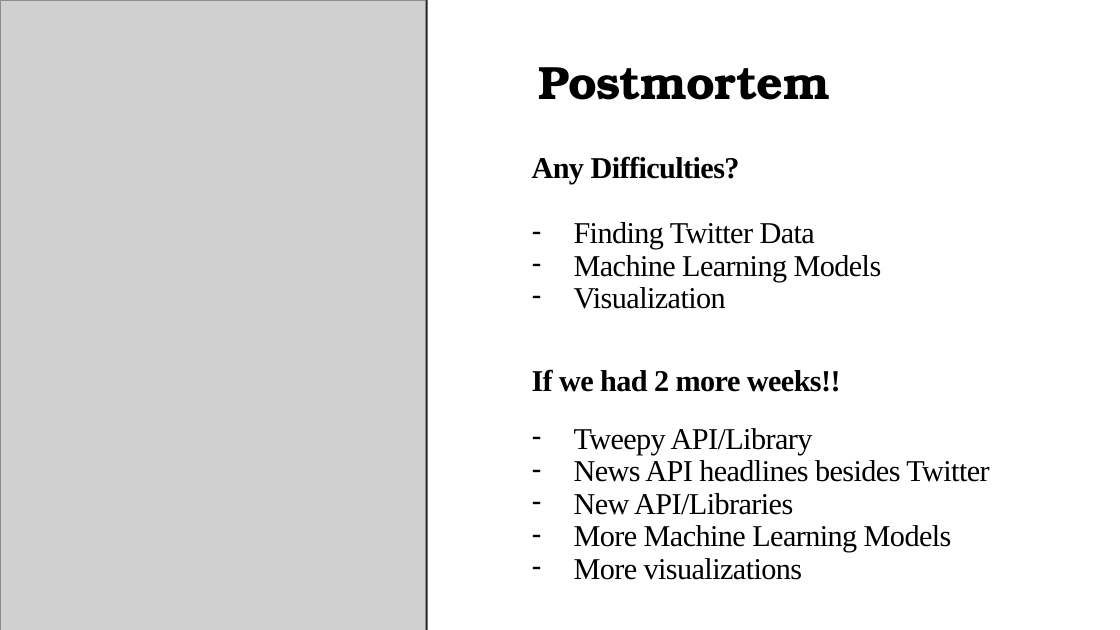
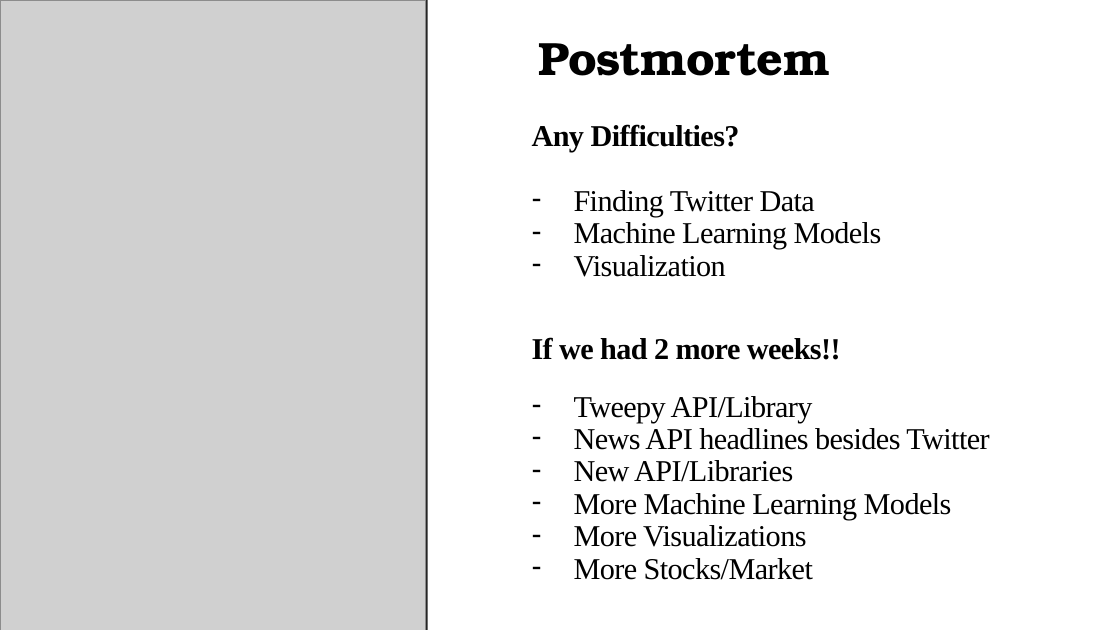
Before and after one commit to you915/Sentiment-Analysis-of-Twitter-Data-for-predicting-Apple-stock-price, a slide deck: slide 10 of Project 2 - Group 4.pptx (slide 8 before the commit). Drawn at 1120x630 pixels with LibreOffice and Linux fonts; fonts in the diff are those of the drawing; grey boxes stand for pictures. Boxes give left, top, right and bottom in pixels: in the first picture for what was removed or moved away, otherwise in the second. Text is boxed around its words. In the diff, an @@ line names an element or a change of style, - is before the commit and + after.

```diff
--- a/Project 2 - Group 4.pptx
+++ b/Project 2 - Group 4.pptx
@@ text "Postmortem": place and size @@
-text "Postmortem" at <box>538,67,830,100</box>
+text "Postmortem" at <box>538,43,830,76</box>
@@ text "Any Difficulties?": place and size @@
-text "Any Difficulties?" at <box>532,156,989,580</box>
+text "Any Difficulties?" at <box>532,124,989,580</box>
@@ text at <box>574,525,813,580</box>: text changed @@
-– More visualizations
+– More Visualizations
+– More Stocks/Market
```
Also in this commit, not shown: 4 other slides changed, 3 slides added, 1 slide removed.
